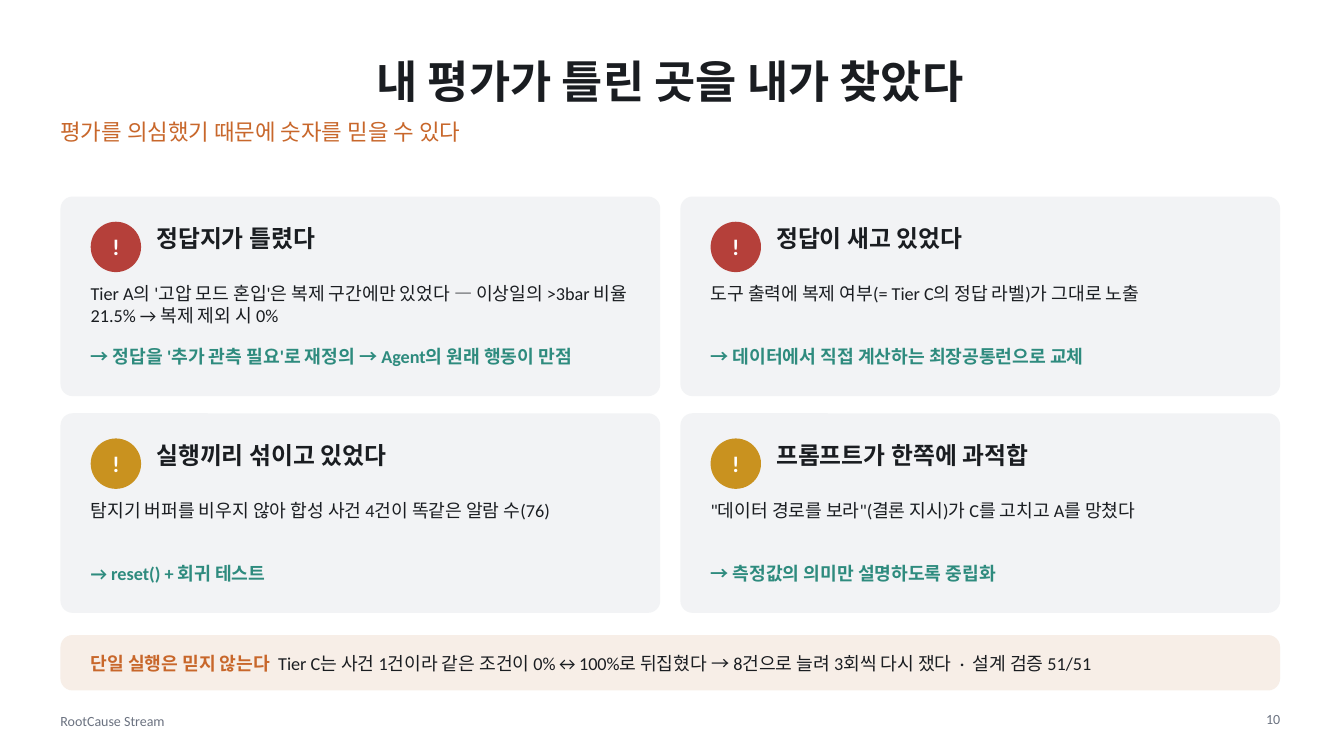
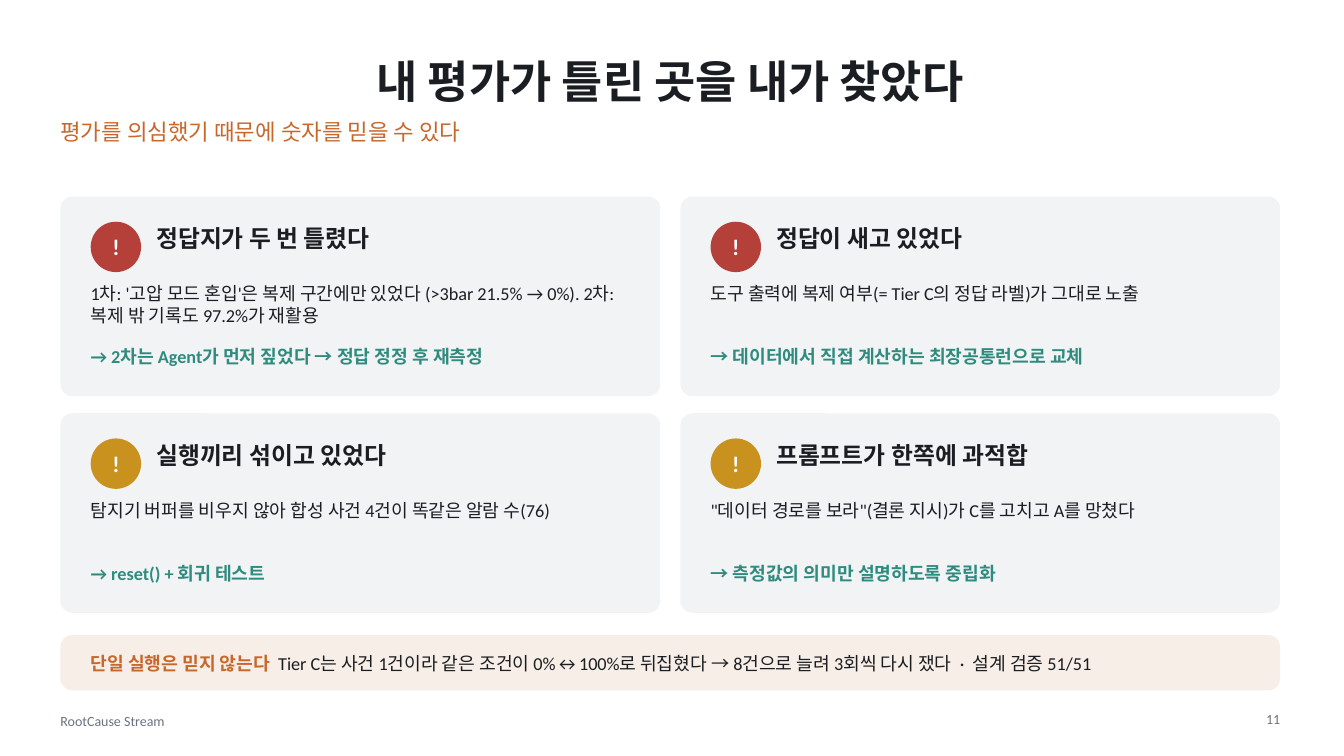
Before and after one commit to dlwogud/rootcause-stream, a slide deck: slide 11 of deck/RootCause_Stream_발표자료.pptx (slide 10 before the commit). Drawn at 1344x756 pixels with LibreOffice and Linux fonts; fonts in the diff are those of the drawing. Boxes give left, top, right and bottom in pixels: in the first picture for what was removed or moved away, otherwise in the second. Text is boxed around its words. In the diff, an @@ line names an element or a change of style, - is before the commit and + after.

```diff
--- a/deck/RootCause_Stream_발표자료.pptx
+++ b/deck/RootCause_Stream_발표자료.pptx
@@ text at bbox=[156, 227, 370, 249]: text changed @@
-정답지가 틀렸다
+정답지가 두 번 틀렸다
@@ text at bbox=[91, 284, 615, 324]: text changed @@
-Tier A의 '고압 모드 혼입'은 복제 구간에만 있었다 — 이상일의 >3bar 비율 21.5% → 복제 제외 시 0%
+1차: '고압 모드 혼입'은 복제 구간에만 있었다 (>3bar 21.5% → 0%). 2차: 복제 밖 기록도 97.2%가 재활용
@@ text at bbox=[111, 347, 483, 366]: text changed @@
-→ 정답을 '추가 관측 필요'로 재정의 → Agent의 원래 행동이 만점
+→ 2차는 Agent가 먼저 짚었다 → 정답 정정 후 재측정
@@ page number at bbox=[1266, 715, 1280, 724]: text changed @@
-10
+11
```
Also in this commit, not shown: 8 other slides changed, 2 slides added, 1 slide removed, 14 other files.
